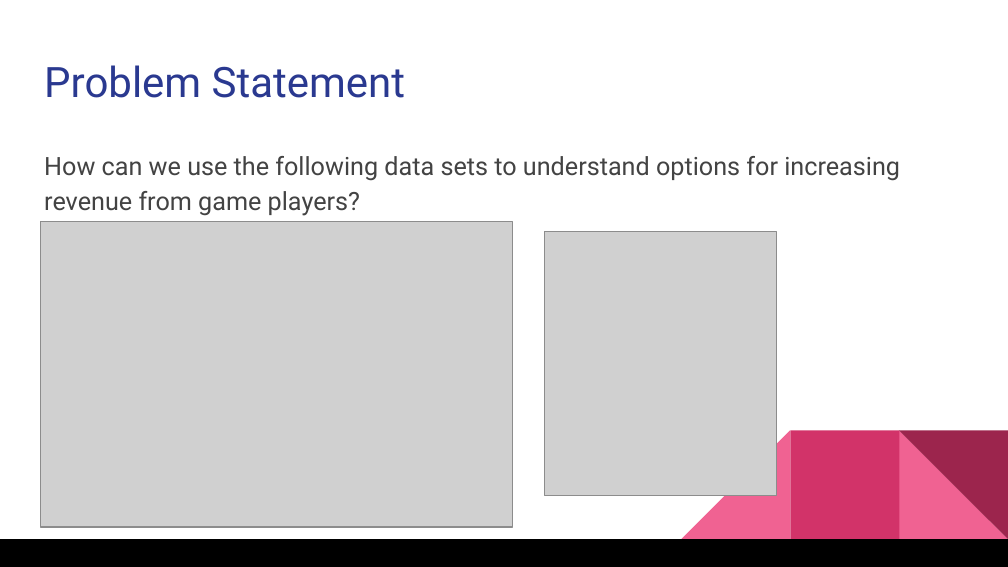
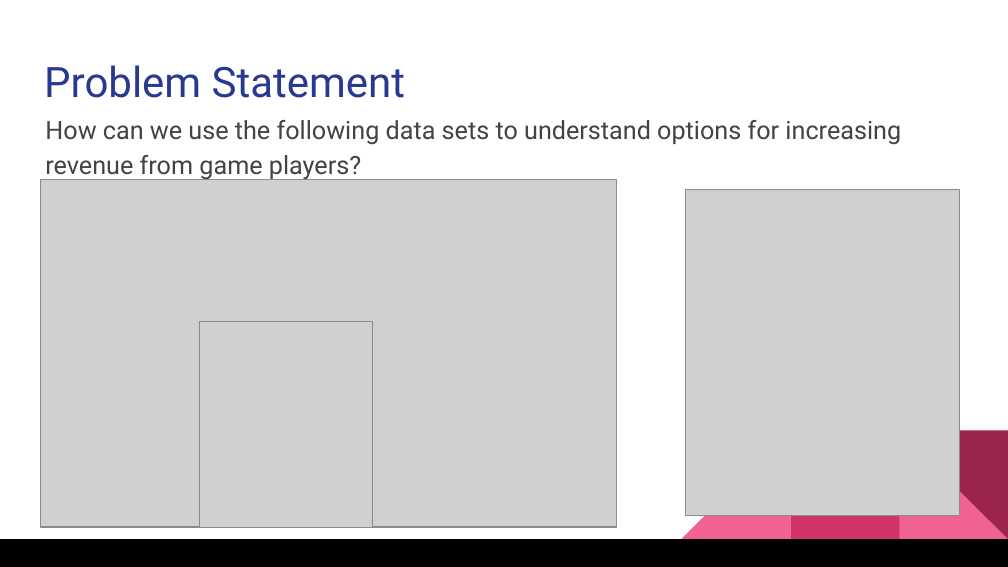
Before and after one commit to karmarv/coursera, a slide deck: slide 2 of big-data-capstone/submissions/Coursera-BigData-Capstone-Student-Submission-Final-Presentation.pptx. Drawn at 1008x567 pixels with LibreOffice and Linux fonts; fonts in the diff are those of the drawing; grey boxes stand for pictures. Boxes give left, top, right and bottom in pixels: in the first picture for what was removed or moved away, otherwise in the second. Text is boxed around its words. In the diff, an @@ line names an element or a change of style, - is before the commit and + after.

Commit message:
Final presentation uploaded

```diff
--- a/big-data-capstone/submissions/Coursera-BigData-Capstone-Student-Submission-Final-Presentation.pptx
+++ b/big-data-capstone/submissions/Coursera-BigData-Capstone-Student-Submission-Final-Presentation.pptx
@@ text "How can we use the ..." moved from (x1=44, y1=156, x2=900, y2=216) to (x1=45, y1=120, x2=901, y2=180) @@
@@ picture resized from (x1=40, y1=222, x2=513, y2=527) to (x1=40, y1=179, x2=617, y2=527) @@
@@ picture added at (x1=685, y1=190, x2=960, y2=516) @@
@@ picture resized from (x1=544, y1=232, x2=776, y2=496) to (x1=200, y1=322, x2=373, y2=528) @@
```
Also in this commit, not shown: 3 other slides changed.
